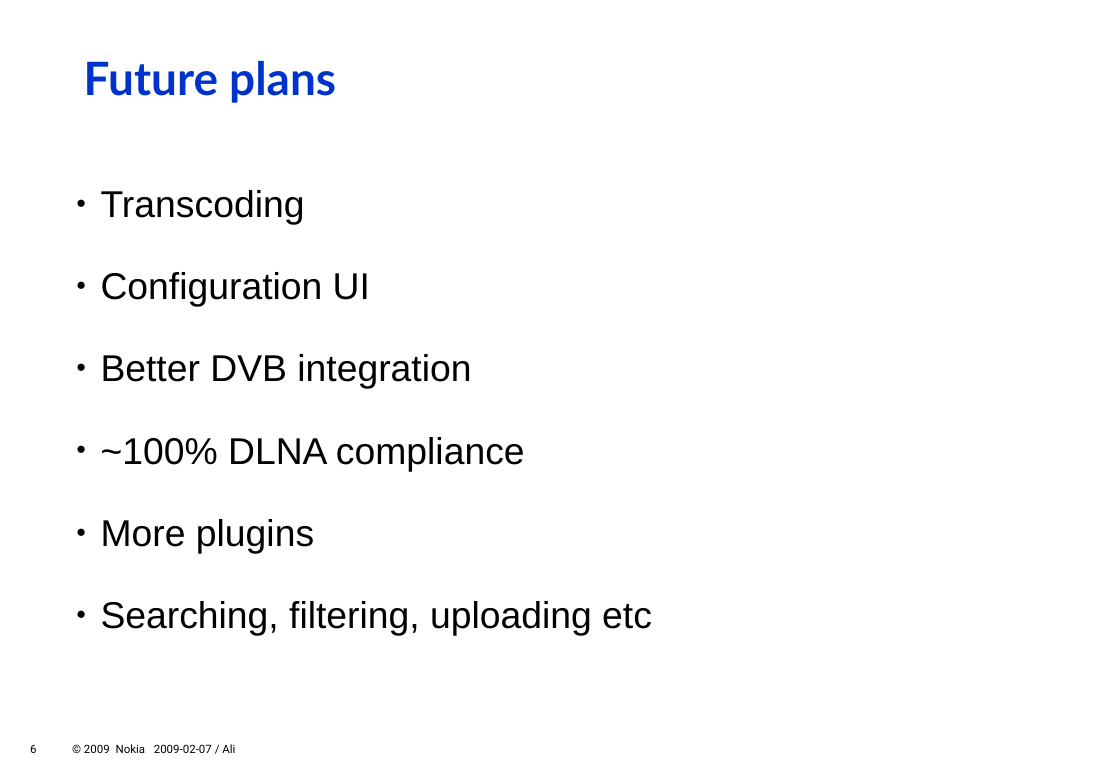
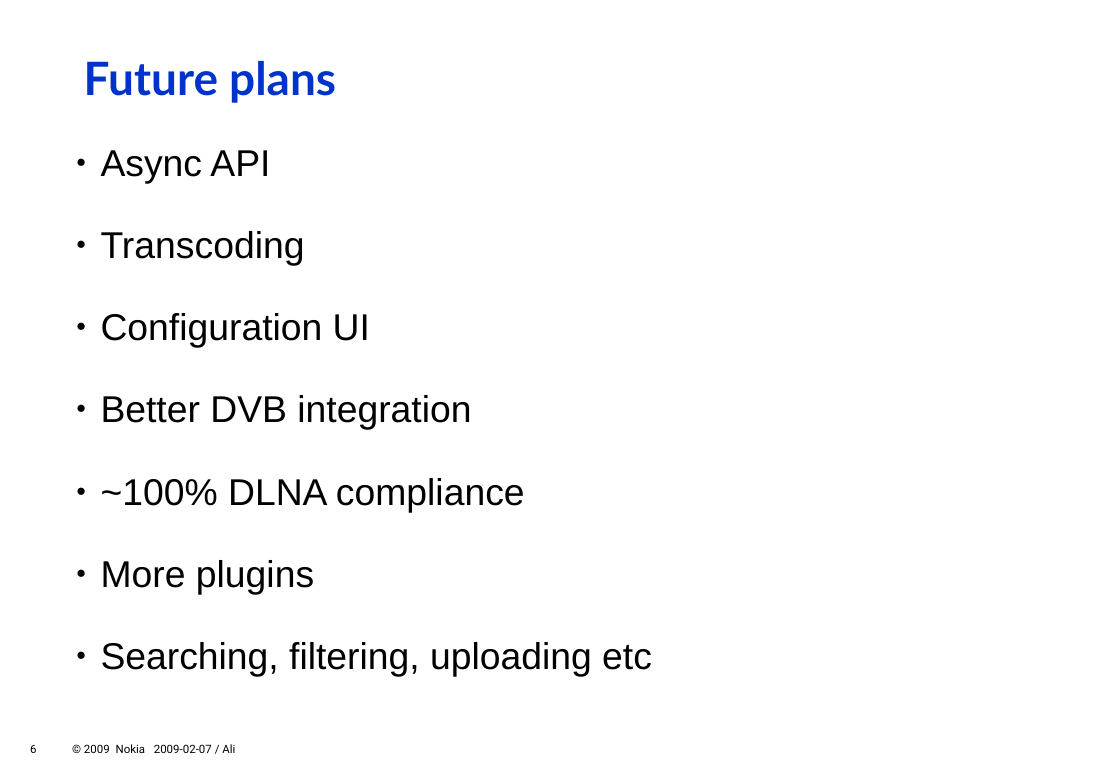
Before and after one commit to zeenix/rygel-presentation-2009, a slide deck: slide 6 of slides.odp. Drawn at 1120x775 pixels with LibreOffice and Linux fonts; fonts in the diff are those of the drawing; background and template pictures are left out. Boxes give left, top, right and bottom in pixels: in the first picture for what was removed or moved away, otherwise in the second. Text is boxed around its words. In the diff, an @@ line names an element or a change of style, - is before the commit and + after.

Commit message:
Add "Async API" and gupnp mailing list to slides.

```diff
--- a/slides.odp
+++ b/slides.odp
@@ text "Async API": place and size @@
-text "Async API" at box(101, 190, 652, 636)
+text "Async API" at box(101, 150, 652, 677)
@@ text at box(101, 150, 270, 184): paragraph added @@
+  ● Async API
```
Also in this commit, not shown: 2 other slides changed.
